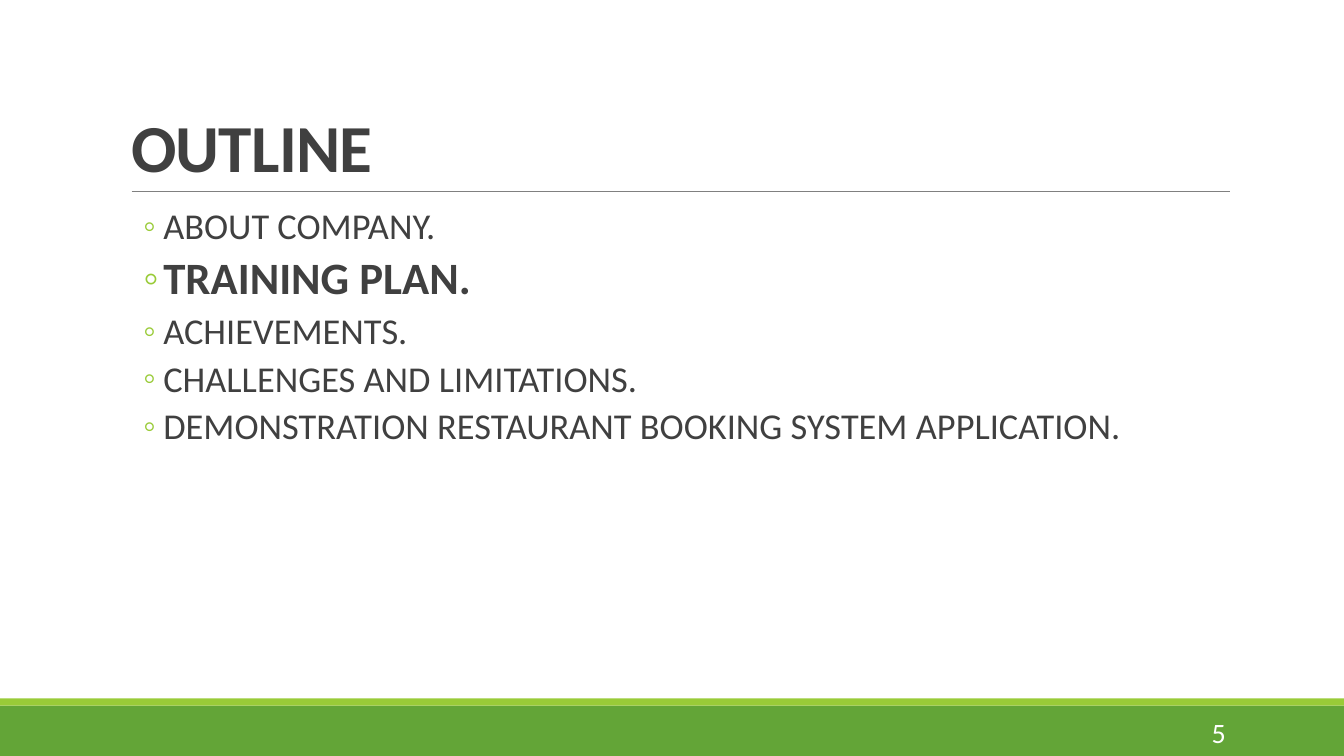
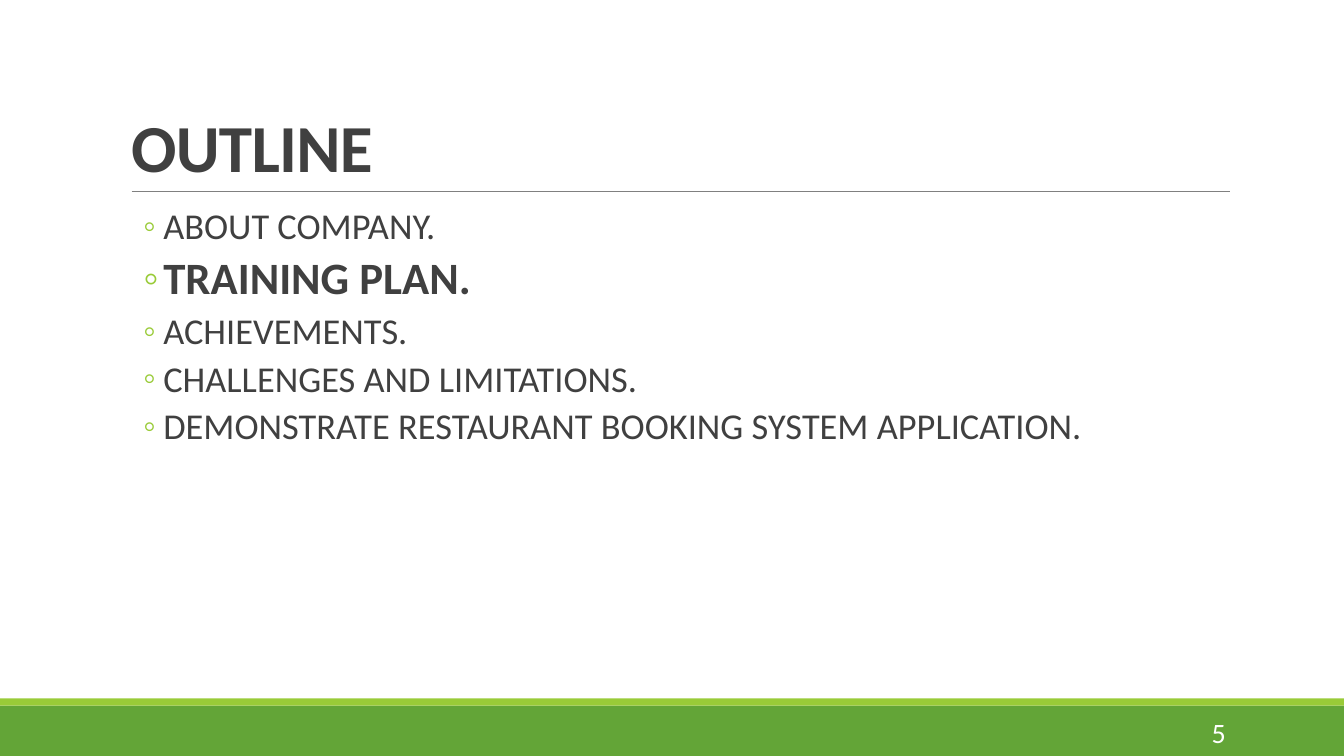
Before and after one commit to nhatquang9198/Restaurant-Booking-System, a slide deck: slide 5 of presentation.pptx. Drawn at 1344x756 pixels with LibreOffice and Linux fonts; fonts in the diff are those of the drawing. Boxes give left, top, right and bottom in pixels: in the first picture for what was removed or moved away, otherwise in the second. Text is boxed around its words. In the diff, an @@ line names an element or a change of style, - is before the commit and + after.

```diff
--- a/presentation.pptx
+++ b/presentation.pptx
@@ text at (x1=163, y1=415, x2=1081, y2=440): text changed @@
-  ◦ DEMONSTRATION RESTAURANT BOOKING SYSTEM APPLICATION.
+  ◦ DEMONSTRATE RESTAURANT BOOKING SYSTEM APPLICATION.
```
Also in this commit, not shown: 3 other slides changed, 4 other files.
